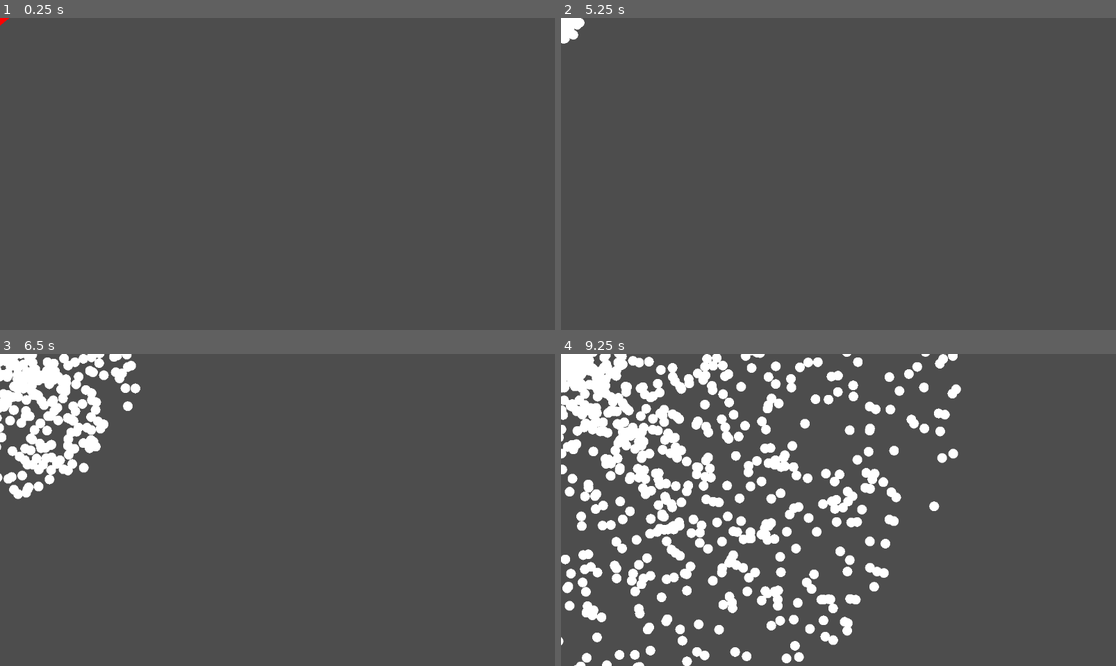
Above: before the commit, frames 1-4 (two rows, left to right).
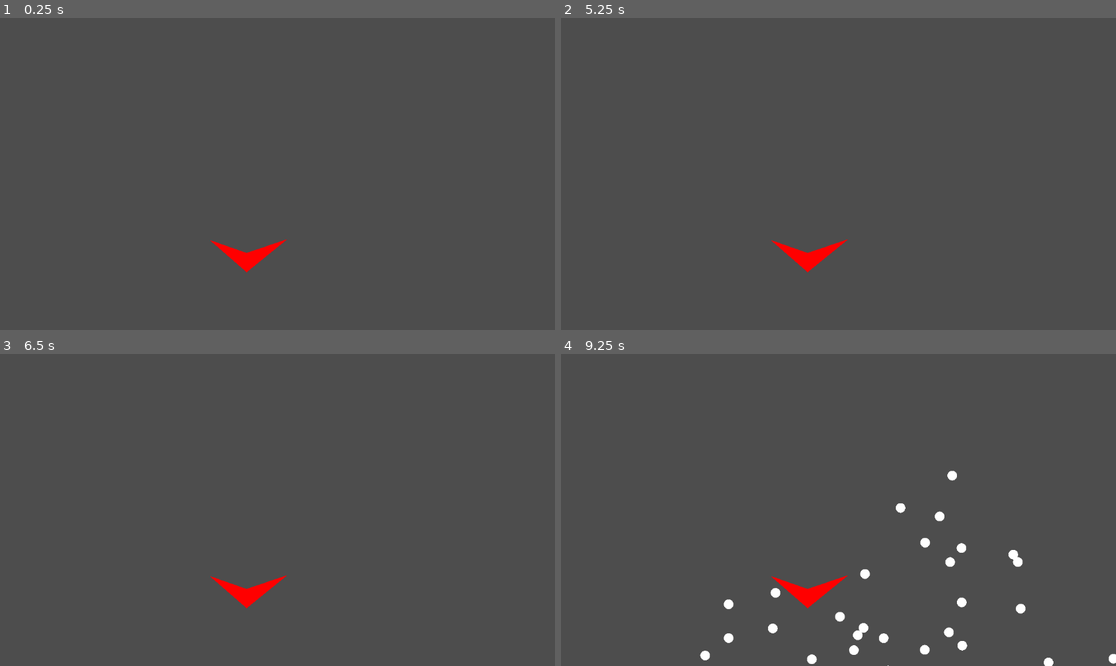
Above: after the commit, the same moments.

Repository: RainMa22/BulletHell
Game: Godot game, scene res://src/boss/Boss.tscn
The game is run twice, just before and just after one commit, with the same random seed, the same clock (stepped at 60 frames per second) and the same inputs. This scene is started directly instead of the project's main scene.
Inputs:
- Up to frame 1 (0.25 s): no input
- Up to frame 2 (5.25 s): tap Enter at 0.5, 2, 3.5 s; hold D (Right) 0.53-1.28 s; tap Z (Shoot) every 0.75 s from 0.6 to 5.1 s; tap Space at 1.25, 2.75, 4.25 s; hold S (Down) 1.28-2.03 s; hold D (Right) 2.03-2.78 s; hold W (Up) 2.78-3.53 s; hold A (Left) 3.53-5.03 s; hold S (Down) from 5.03 s (still down)
- Up to frame 3 (6.5 s): release S (Down) at 5.78 s; hold D (Right) from 5.78 s (still down); tap Z (Shoot) at 5.85 s
- Up to frame 4 (9.25 s): release D (Right) at 6.53 s; hold W (Up) 6.53-7.28 s; tap Z (Shoot) every 0.75 s from 6.6 to 8.85 s; hold D (Right) 7.28-8.03 s; hold S (Down) 8.03-8.78 s; hold A (Left) from 8.78 s (still down)

The runs differ from the first frame. In frame 1, 0.5% of the frame differs, in the area x 0-52%, y 0-82%; in frame 2, 0.7%; in frame 3, 5.8%; in frame 4, 20%, in the area x 0-100%, y 0-100%.

Commit message:
Boss Random shoot pattern rework in progress

Diff:
--- a/src/boss/Boss.gd
+++ b/src/boss/Boss.gd
@@ -6,7 +6,7 @@
 const PATTERN_SHOOT_RANDOM = 2
 const TIME_PER_PATTERN = 5.0
 
-const RANDOM_BULLET_AMOUNT = 10
+#const RANDOM_BULLET_AMOUNT_PER_SEC = 100
 
 var current_pattern: int
 var pattern_time_remaining: float
@@ -36,12 +36,11 @@
 			pass # TODO
 		PATTERN_SHOOT_RANDOM:
 			var rng = RandomNumberGenerator.new()
-			for i in range(RANDOM_BULLET_AMOUNT):
-				var bullet_copy = bullet.instantiate();
-				var direction = Vector2(rng.randf_range(-1,1),rng.randf_range(-1,1)).normalized()
-				bullet_copy.position = self.position
-				bullet_copy.starting_direction = direction
-				add_child(bullet_copy)
+			var bullet_copy = bullet.instantiate();
+			var direction = Vector2(rng.randf_range(-1,1),rng.randf_range(-1,1)).normalized()
+			bullet_copy.position = self.position
+			bullet_copy.starting_direction = direction
+			add_child(bullet_copy)
 
 
 
--- a/src/boss/Boss.tscn
+++ b/src/boss/Boss.tscn
@@ -3,6 +3,7 @@
 [ext_resource type="Script" path="res://src/boss/Boss.gd" id="1_i14ya"]
 
 [node name="Boss" type="Node2D"]
+position = Vector2(512, 512)
 script = ExtResource("1_i14ya")
 
 [node name="Polygon2D" type="Polygon2D" parent="."]
Not shown: 1 places in Scenes/Game.tscn that only renumber resources
